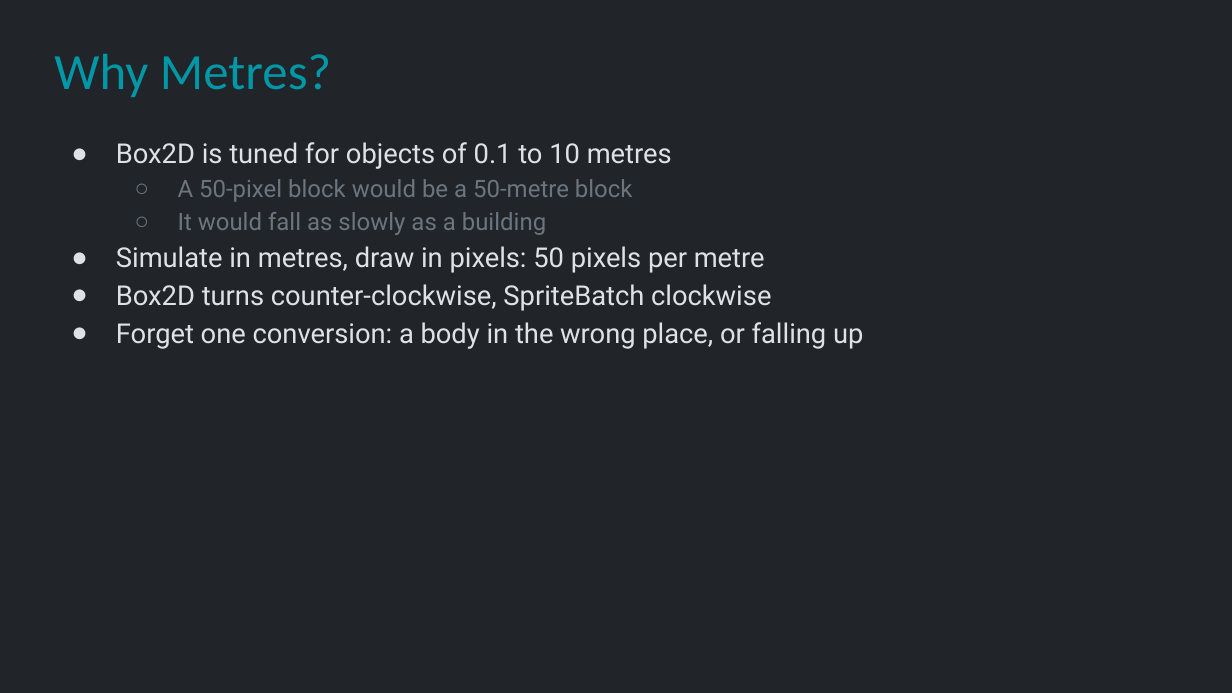
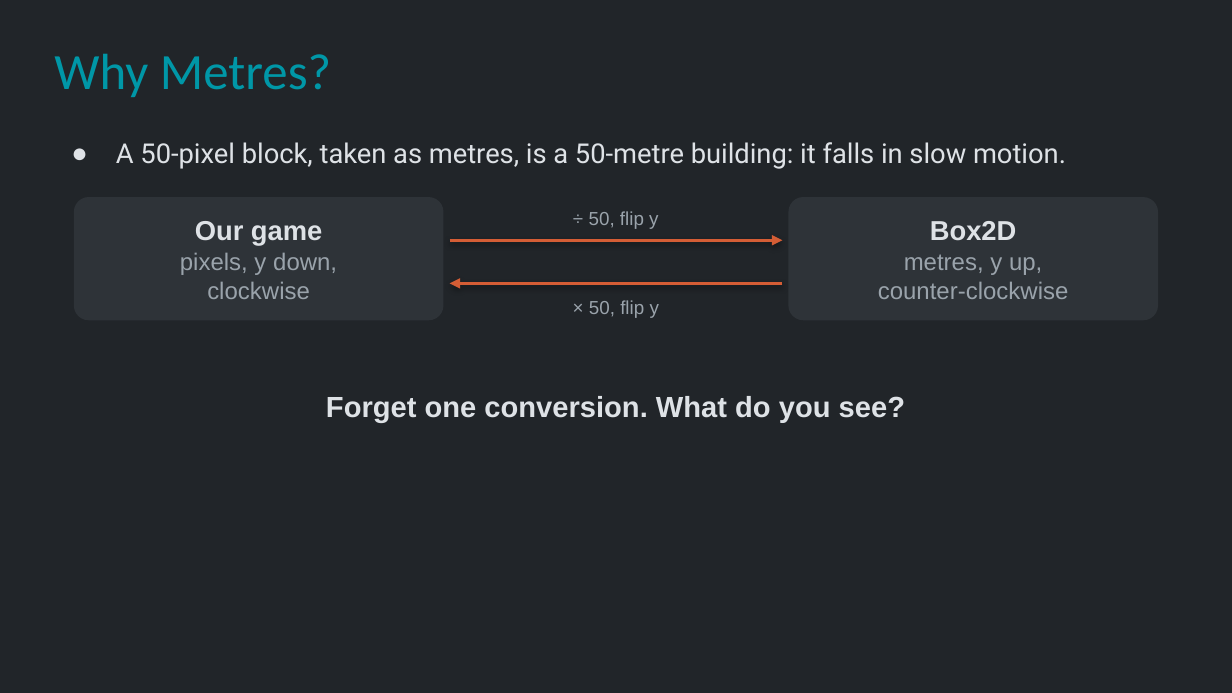
Before and after one commit to Metamate/gar, a slide deck: slide 7 of slides/07 Angry Birds.pptx. Drawn at 1232x693 pixels with LibreOffice and Linux fonts; fonts in the diff are those of the drawing. Boxes give left, top, right and bottom in pixels: in the first picture for what was removed or moved away, otherwise in the second. Text is boxed around its words. In the diff, an @@ line names an element or a change of style, - is before the commit and + after.

```diff
--- a/slides/07 Angry Birds.pptx
+++ b/slides/07 Angry Birds.pptx
@@ text at [116,142,1066,169]: text changed @@
-● Box2D is tuned for objects of 0.1 to 10 metres
-  ○ A 50-pixel block would be a 50-metre block
-  ○ It would fall as slowly as a building
-● Simulate in metres, draw in pixels: 50 pixels per metre
-● Box2D turns counter-clockwise, SpriteBatch clockwise
-● Forget one conversion: a body in the wrong place, or falling up
+● A 50-pixel block, taken as metres, is a 50-metre building: it falls in slow motion.
@@ rounded rectangle added at [74,197,444,320], fill #2E3338, 14 pt, text #9AA3AB @@
+Our game
+pixels, y down,
+clockwise
@@ rounded rectangle added at [788,197,1158,320], fill #2E3338, 14 pt, text #9AA3AB @@
+Box2D
+metres, y up,
+counter-clockwise
@@ text added at [589,211,658,229], 11 pt, text #9AA3AB @@
+÷ 50, flip y
@@ arrow added from (450, 240) to (782, 240), #D45D35 2 pt @@
@@ arrow added from (782, 283) to (450, 283), #D45D35 2 pt @@
@@ text added at [589,300,659,318], 11 pt, text #9AA3AB @@
+× 50, flip y
@@ text added at [326,396,905,422], 17 pt, text #DEE2E6, bold @@
+Forget one conversion. What do you see?
```
Also in this commit, not shown: 5 other slides changed, 1 slide added.
